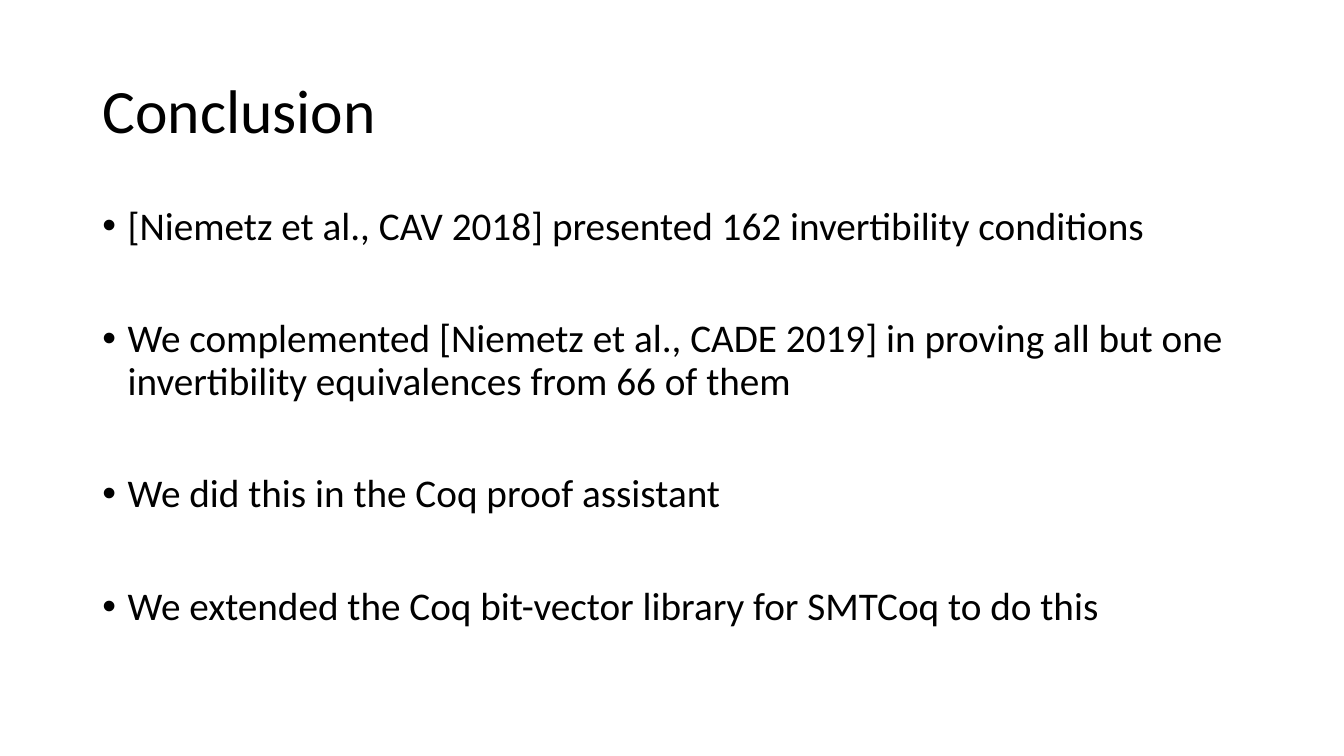
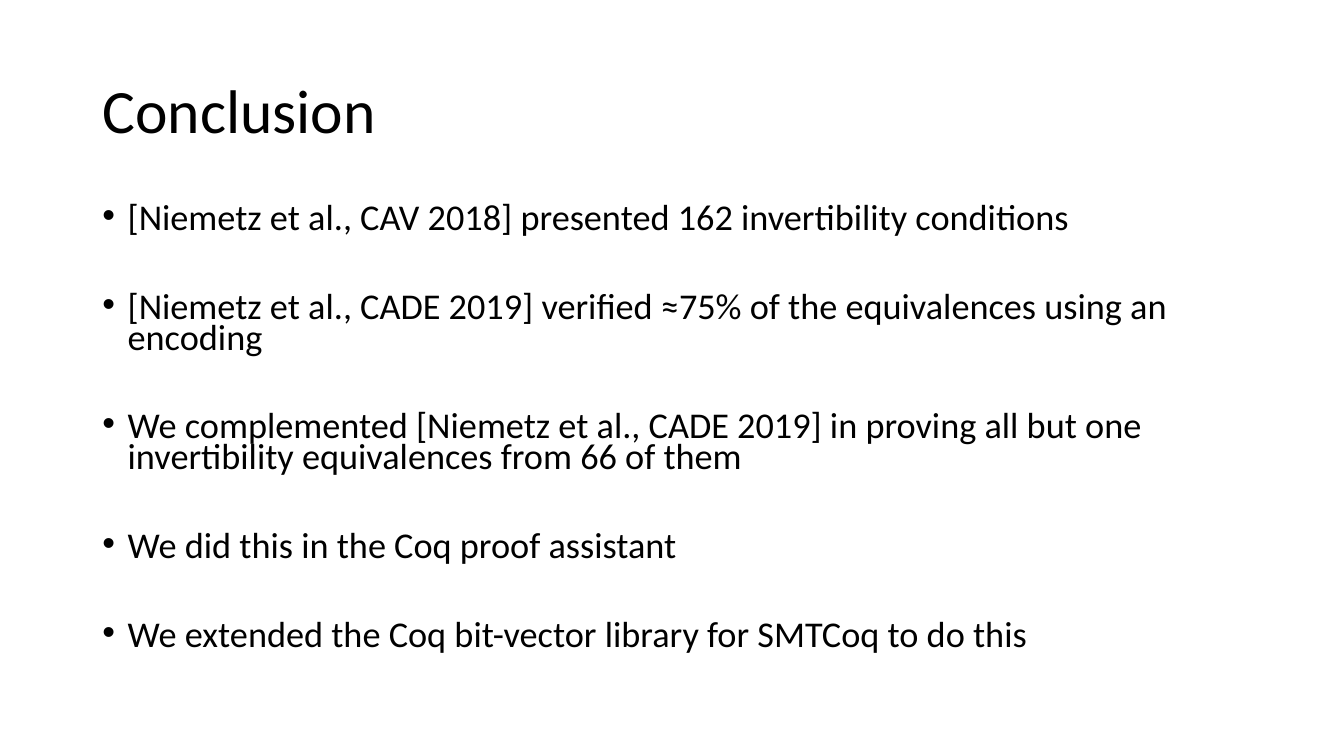
Before and after one commit to arjunvish/pxtp2019presentation, a slide deck: slide 21 of Presentation.pptx. Drawn at 1344x756 pixels with LibreOffice and Linux fonts; fonts in the diff are those of the drawing. Boxes give left, top, right and bottom in pixels: in the first picture for what was removed or moved away, otherwise in the second. Text is boxed around its words. In the diff, an @@ line names an element or a change of style, - is before the commit and + after.

```diff
--- a/Presentation.pptx
+++ b/Presentation.pptx
@@ text at bbox=[128, 203, 1141, 653]: size 28 to 25.9 pt in "[Niemetz et al., CAV 2018] presented 162 ...", "We complemented [Niemetz et al., CADE 2019] ...", "We did this in the Coq proof ...", "We extended the Coq bit-vector library for ..."; line spacing 0.9 to 0.7 @@
@@ text at bbox=[128, 292, 1166, 357]: paragraph added @@
+• [Niemetz et al., CADE 2019] verified ≈75% of the equivalences using an encoding
```
Also in this commit, not shown: 12 other slides changed, 1 slide added, 1 slide removed.
